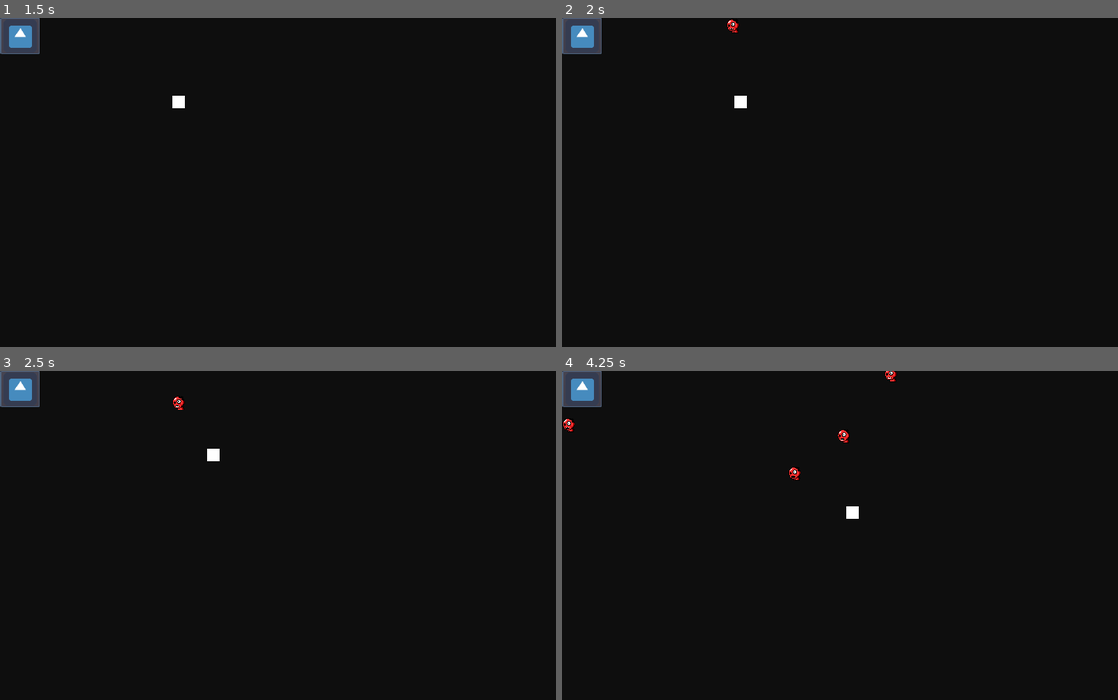
Above: before the commit, frames 1-4 (two rows, left to right).
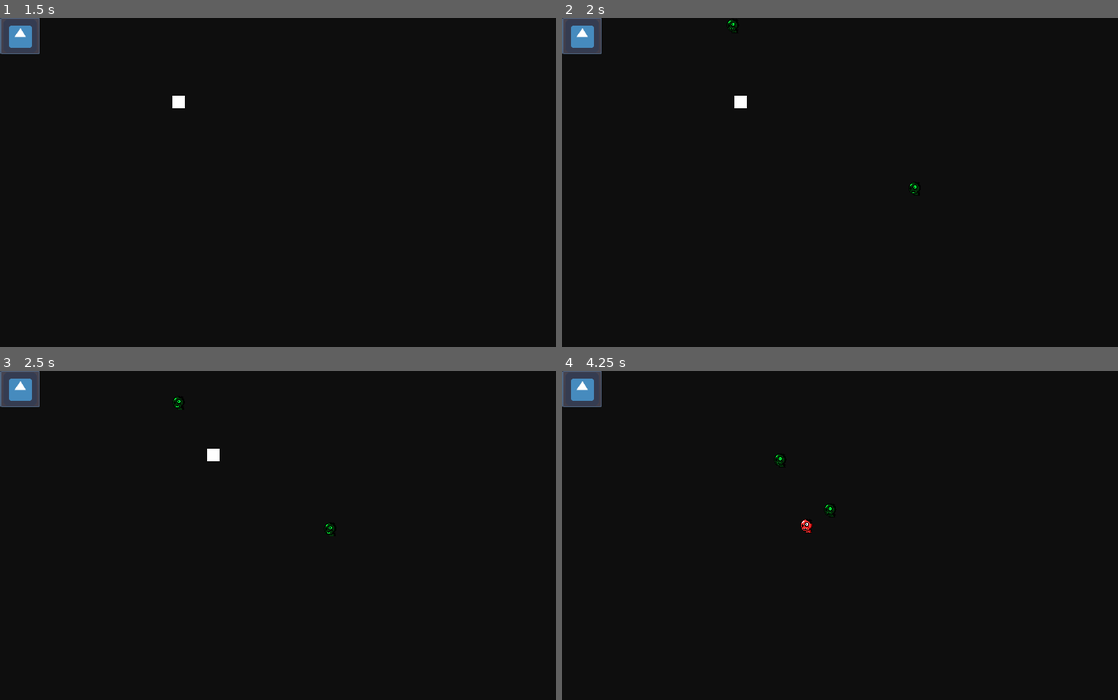
Above: after the commit, the same moments.

Repository: Hermine-Hargneuse/Project-G
Game: Godot game, scene res://Scene/MainScene.tscn
Same seed, same stepped clock (60 frames per second), same inputs: the game is played once before the commit and once after it. The engine's default icon, where the game draws it, is replaced by a stand-in: a white triangle on a blue panel in a dark square.
Inputs (mouse positions are in pixels of both pictures, inside the frame that each line leads up to):
- Up to frame 1 (1.5 s): click (22, 34) at 0.5 s; click (22, 34) at 1.25 s
- Up to frame 2 (2 s): no input
- Up to frame 3 (2.5 s): hold D (move_right) from 2.03 s (still down)
- Up to frame 4 (4.25 s): release D (move_right) at 2.78 s; hold S (move_down) 2.78-3.53 s; hold D (move_right) from 3.53 s (still down)

Frame 1 is identical in both runs. In frame 2, less than 0.1% of the frame differs, in the area x 29-65%, y 0-54%; in frame 3, less than 0.1%; in frame 4, 0.4%, in the area x 0-61%, y 0-50%.
Error after the commit: Attempt to call function 'is_in_group' in base 'null instance' on a null instance. (res://Scripts/Enemy/Enemy.gd:18)

Commit message:
WIP : Working simple multiple enemies spawn

Diff:
--- a/Scripts/MainScene.gd
+++ b/Scripts/MainScene.gd
@@ -1,7 +1,8 @@
 extends Node2D
 
 var enemy_One = preload("res://Scene/Enemy/Enemy_one.tscn")
-
+var enemy_Two = preload("res://Scene/Enemy/Enemy_two.tscn")
+var enemy_Three = preload("res://Scene/Enemy/Enemy_three.tscn")
 # Called when the node enters the scene tree for the first time.
 func _ready():
 	Global.node_creation_parent = self
@@ -14,8 +15,12 @@
 	# Might need to recheck the numbers
 	var enemy_position = Vector2(rand_range(-150, 700), rand_range(-100, 400))
 
+	var enemies = [enemy_One, enemy_Two, enemy_Three]
 	#Need to change this, Numbers are approximated and while loop might not be the best way to do it
 	while enemy_position.x < 640 and enemy_position.x> -80 and enemy_position.y <360 and enemy_position.y > -45:
 		enemy_position = Vector2(rand_range(-160, 670), rand_range(-90, 390))
 
-	Global.instance_node(enemy_One, enemy_position, self)
+	#Temp spawn of multiple enemies
+	randomize()
+	var rand_index: int = randi() % enemies.size()
+	Global.instance_node(enemies[rand_index], enemy_position, self)
--- a/Scripts/Wave_controller.gd
+++ b/Scripts/Wave_controller.gd
@@ -8,7 +8,7 @@
 #export (Array, NodePath) var spawn_position
 
 #list of all the enemies with spawn rates
-var enemies = []
+var enemies = [] #differente scene enemy
 var enemy_rate = [0.25, 0.47]
 
 # Nb of enemies in a sub wave
